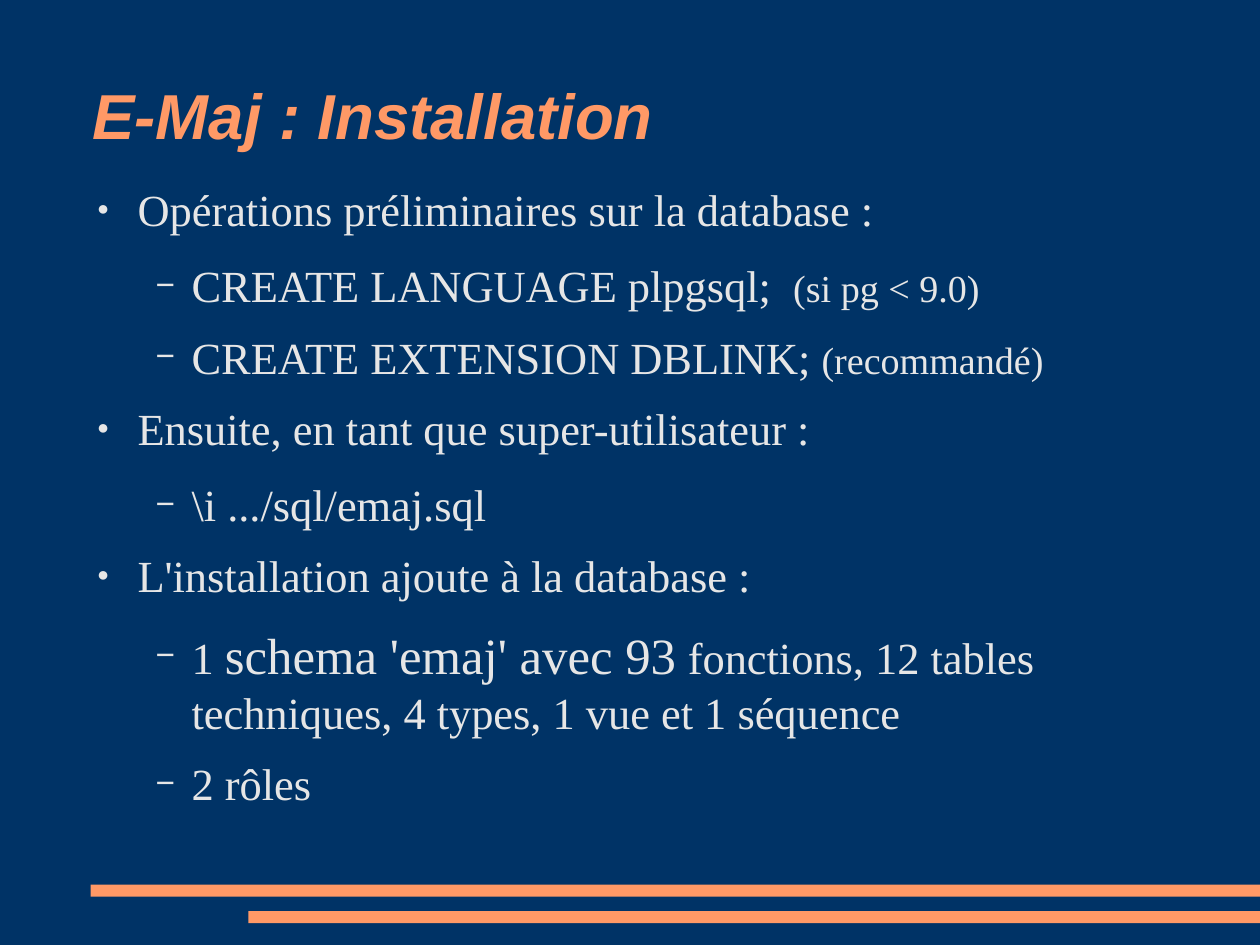
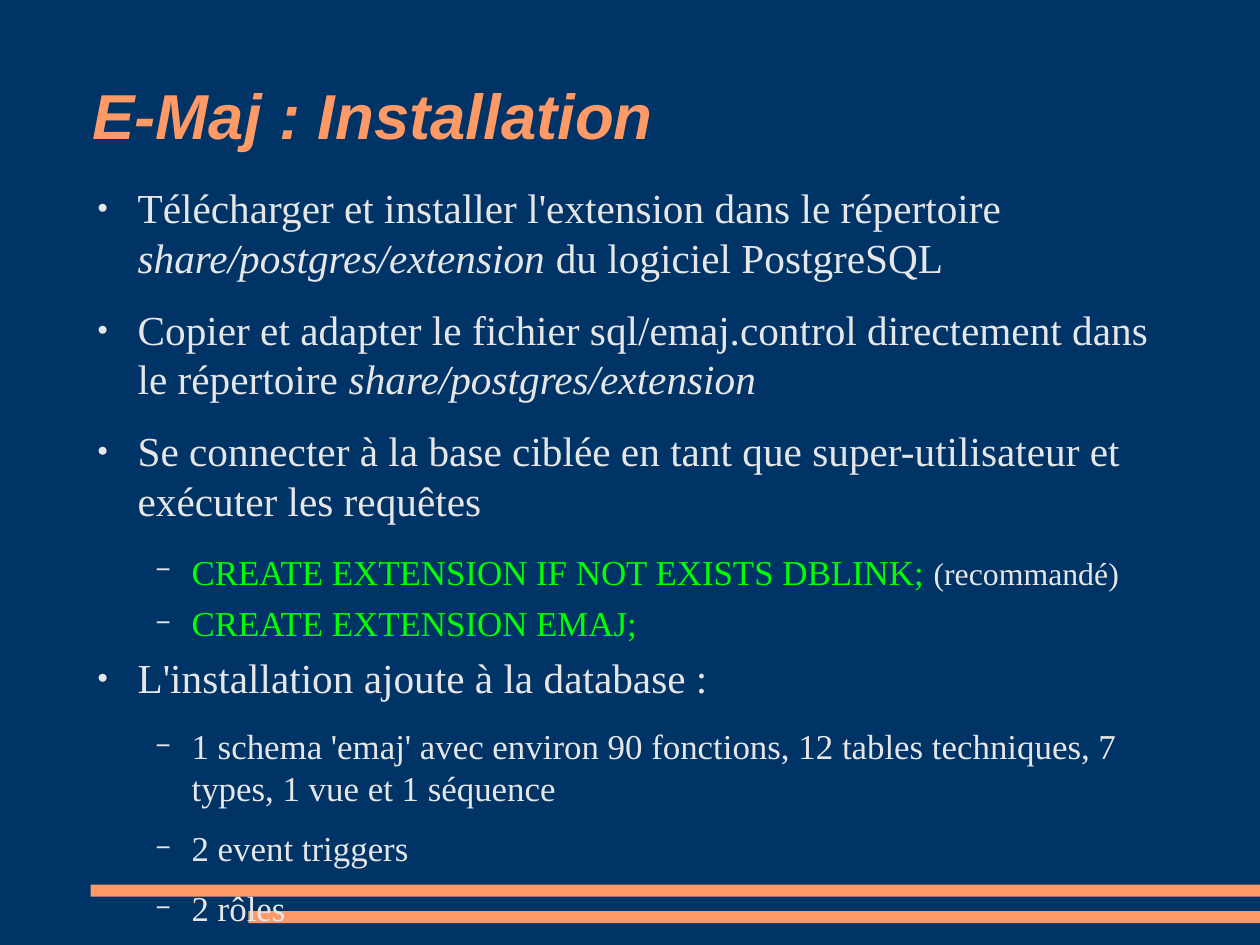
Before and after one commit to beaud76/emaj_doc, a slide deck: slide 8 of Emaj_pres_fr.odp. Drawn at 1260x945 pixels with LibreOffice and Linux fonts; fonts in the diff are those of the drawing. Boxes give left, top, right and bottom in pixels: in the first picture for what was removed or moved away, otherwise in the second. Text is boxed around its words. In the diff, an @@ line names an element or a change of style, - is before the commit and + after.

```diff
--- a/Emaj_pres_fr.odp
+++ b/Emaj_pres_fr.odp
@@ text at (x1=138, y1=194, x2=1148, y2=641): text changed; size 28 to 26 pt @@
-● Opérations préliminaires sur la database :
-  − CREATE LANGUAGE plpgsql; (si pg < 9.0)
-  − CREATE EXTENSION DBLINK; (recommandé)
-● Ensuite, en tant que super-utilisateur :
-  − \i .../sql/emaj.sql
+● Télécharger et installer l'extension dans le répertoire share/postgres/extension du logiciel PostgreSQL
+● Copier et adapter le fichier sql/emaj.control directement dans le répertoire share/postgres/extension
+● Se connecter à la base ciblée en tant que super-utilisateur et exécuter les requêtes
+  − CREATE EXTENSION IF NOT EXISTS DBLINK; (recommandé)
+  − CREATE EXTENSION EMAJ;
@@ text at (x1=138, y1=664, x2=686, y2=923): size 28 to 26 pt in "L'installation ajoute à la database :"; size 28 to 22 pt in "2 rôles" @@
@@ text at (x1=192, y1=734, x2=1115, y2=868): text changed; size 28 to 22 pt @@
-  − 1 schema 'emaj' avec 93 fonctions, 12 tables techniques, 4 types, 1 vue et 1 séquence
+  − 1 schema 'emaj' avec environ 90 fonctions, 12 tables techniques, 7 types, 1 vue et 1 séquence
+  − 2 event triggers
```
Also in this commit, not shown: 6 other slides changed, 3 slides added, 4 other files.
